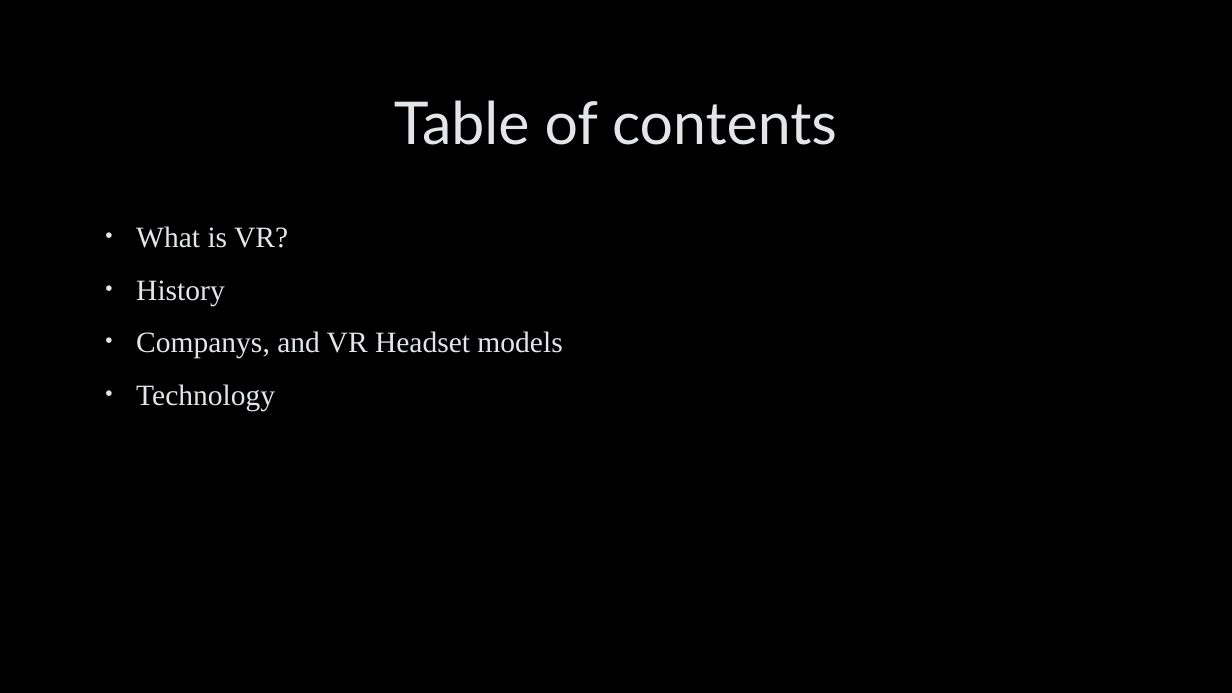
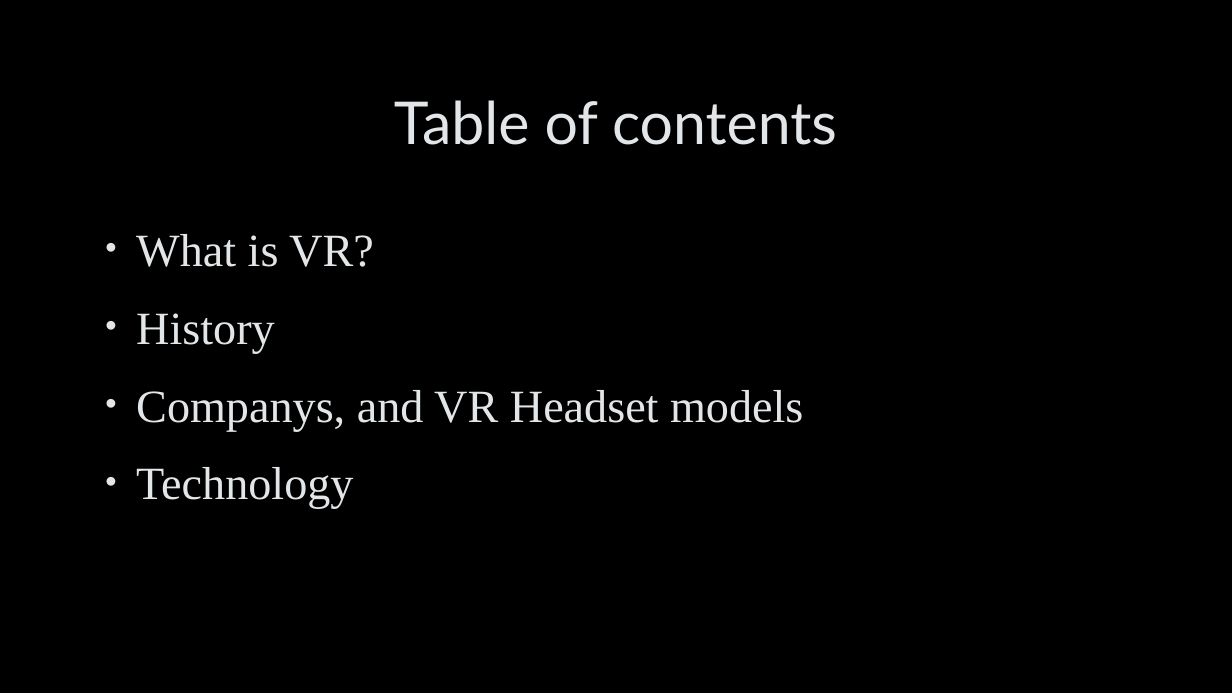
Before and after one commit to Vincent-Luca/school, a slide deck: slide 2 of english/ppp/VR english ppp.pptx. Drawn at 1232x693 pixels with LibreOffice and Linux fonts; fonts in the diff are those of the drawing; background and template pictures are left out. Boxes give left, top, right and bottom in pixels: in the first picture for what was removed or moved away, otherwise in the second. Text is boxed around its words. In the diff, an @@ line names an element or a change of style, - is before the commit and + after.

```diff
--- a/english/ppp/VR english ppp.pptx
+++ b/english/ppp/VR english ppp.pptx
@@ text "What is VR?" at <box>136,234,803,509</box>: size 23 to 36 pt; more space between paragraphs @@
```
Also in this commit, not shown: 1 other slide changed.
